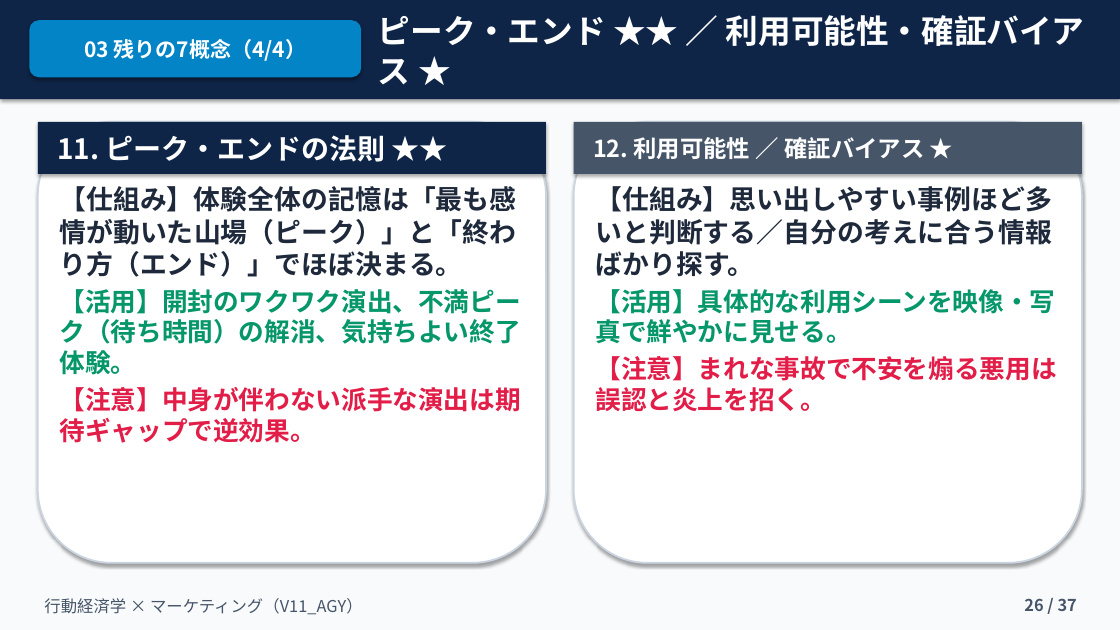
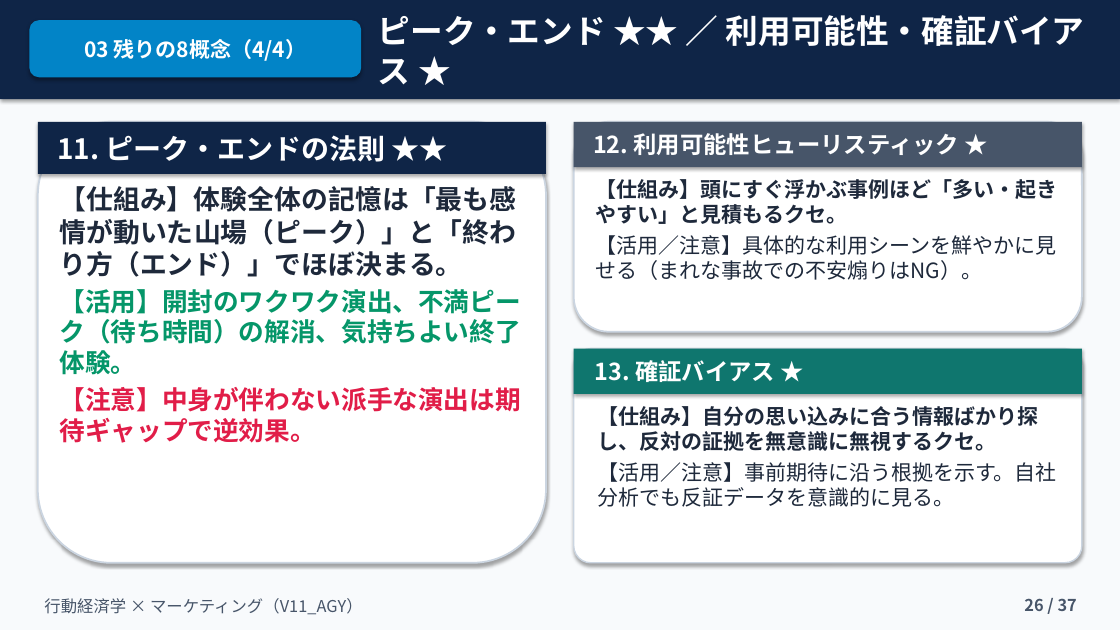
Before and after one commit to kkomatsu81/jns-slide-v11-agy, a slide deck: slide 26 of 融合版_V11_AGY.pptx. Drawn at 1120x630 pixels with LibreOffice and Linux fonts; fonts in the diff are those of the drawing. Boxes give left, top, right and bottom in pixels: in the first picture for what was removed or moved away, otherwise in the second. Text is boxed around its words. In the diff, an @@ line names an element or a change of style, - is before the commit and + after.

```diff
--- a/融合版_V11_AGY.pptx
+++ b/融合版_V11_AGY.pptx
@@ text in rounded rectangle at box(84, 39, 306, 61): text changed @@
-03 残りの7概念（4/4）
+03 残りの8概念（4/4）
@@ rectangle: place and size @@
-rectangle at box(574, 122, 1082, 174)
+rectangle at box(574, 122, 1082, 167)
@@ rounded rectangle: place and size @@
-rounded rectangle at box(574, 122, 1082, 563)
+rounded rectangle at box(574, 122, 1082, 332)
@@ text at box(593, 133, 959, 155): text changed @@
-12. 利用可能性 ／ 確証バイアス ★
+12. 利用可能性ヒューリスティック ★
@@ text at box(596, 179, 1058, 280): text changed; size 22 to 18 pt; bold off @@
-【仕組み】思い出しやすい事例ほど多いと判断する／自分の考えに合う情報ばかり探す。
-【活用】具体的な利用シーンを映像・写真で鮮やかに見せる。
-【注意】まれな事故で不安を煽る悪用は誤認と炎上を招く。
+【仕組み】頭にすぐ浮かぶ事例ほど「多い・起きやすい」と見積もるクセ。
+【活用／注意】具体的な利用シーンを鮮やかに見せる（まれな事故での不安煽りはNG）。
@@ rounded rectangle added at box(574, 349, 1082, 563), fill #FFFFFF, outline #CBD5E1 1.2 pt @@
@@ rectangle added at box(574, 349, 1082, 394), fill #0F766E @@
@@ text added at box(595, 360, 775, 382), 20 pt, text #FFFFFF, bold @@
+13. 確証バイアス ★
@@ text added at box(597, 406, 1057, 507), 18 pt, text #1E293B, bold @@
+【仕組み】自分の思い込みに合う情報ばかり探し、反対の証拠を無意識に無視するクセ。
+【活用／注意】事前期待に沿う根拠を示す。自社分析でも反証データを意識的に見る。
```
Also in this commit, not shown: 5 other slides changed.
